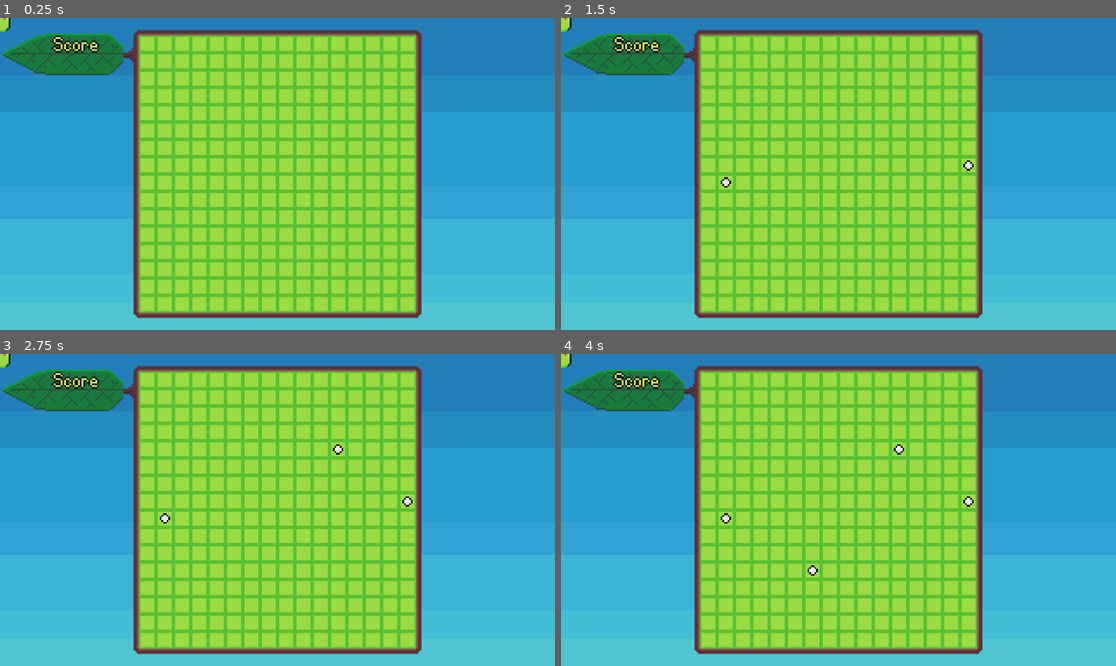
Above: before the commit, frames 1-4 (two rows, left to right).
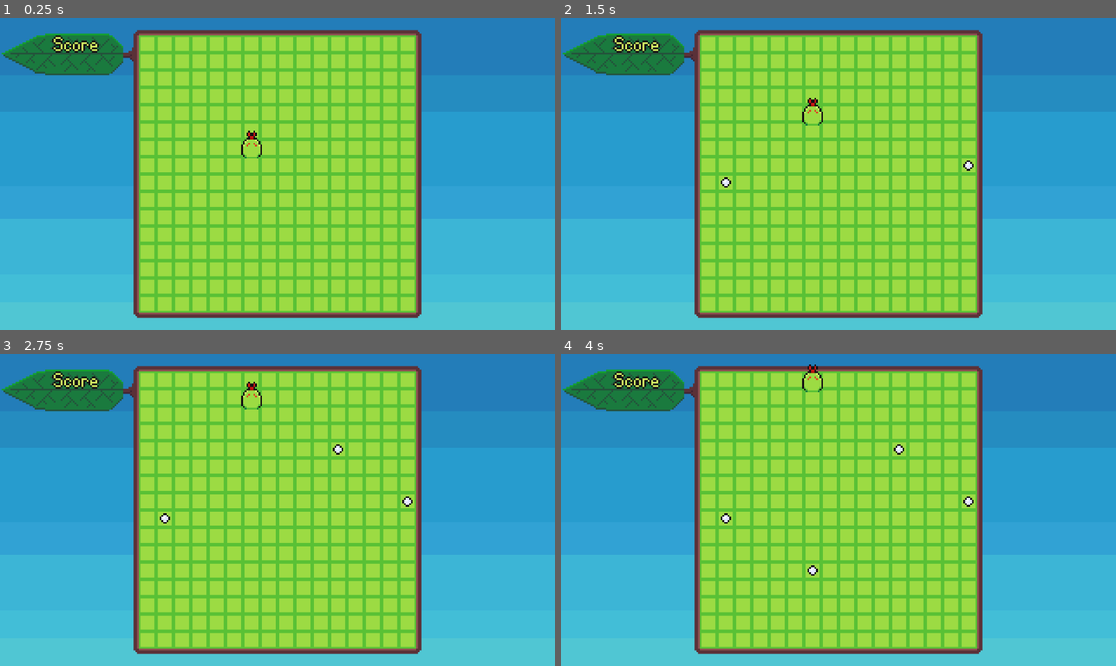
Above: after the commit, the same moments.

Repository: bdunko/Pellet
Game: Godot game, scene res://main.tscn
Two runs of this game, one before a commit and one after it. Both use one fixed random seed, a clock stepped at 60 frames per second and the inputs below.
Inputs (mouse positions are in pixels of both pictures, inside the frame that each line leads up to):
- Up to frame 1 (0.25 s): no input
- Up to frame 2 (1.5 s): tap Enter at 0.5 s; move the mouse to (960, 158) at 0.52 s; click (960, 158) at 0.67 s; move the mouse to (727, 189) at 1.27 s; click (727, 189) at 1.42 s
- Up to frame 3 (2.75 s): tap Space at 2 s; move the mouse to (333, 441) at 2.02 s; click (333, 441) at 2.17 s
- Up to frame 4 (4 s): move the mouse to (810, 572) at 2.77 s; click (810, 572) at 2.92 s; tap Enter at 3.5 s; move the mouse to (1005, 556) at 3.52 s; click (1005, 556) at 3.67 s

The runs differ from the first frame. In frame 1, 0.2% of the frame differs, in the area x 0-48%, y 0-45%; in frame 2, 0.2%, in the area x 0-48%, y 0-35%; in frame 3, 0.2%; in frame 4, 0.2%.

Commit message:
Snake moves, eats pellets, dies; pellet cannot be placed on snake

Diff:
--- a/global.gd
+++ b/global.gd
@@ -5,7 +5,7 @@
 const GRID_SIZE := Vector2(16, 16)
 const MAX_PELLETS := 5
 
-func to_grid_index(pos: Vector2) -> Vector2:
+func to_grid_position(pos: Vector2) -> Vector2:
 	pos -= GRID_OFFSET
 	var x = int(pos.x / CELL_SIZE.x)
 	var y = int(pos.y / CELL_SIZE.y)
@@ -24,6 +24,9 @@
 	pos += CELL_SIZE/2
 	return pos
 
-func is_in_grid(pos: Vector2) -> bool:
-	var indices := Global.to_grid_index(pos)
+func is_grid_pos_in_grid(grid_pos: Vector2) -> bool:
+	return grid_pos.x >= 0 and grid_pos.y >= 0 and grid_pos.x < GRID_SIZE.x and grid_pos.y < GRID_SIZE.y
+
+func is_global_pos_in_grid(pos: Vector2) -> bool:
+	var indices := Global.to_grid_position(pos)
 	return indices.x >= 0 and indices.y >= 0 and indices.x < GRID_SIZE.x and indices.y < GRID_SIZE.y
--- a/main.gd
+++ b/main.gd
@@ -5,27 +5,37 @@
 
 func _input(event):
 	if event is InputEventMouseMotion:
-		var grid_index = Global.to_grid_index(event.position)
+		var grid_index = Global.to_grid_position(event.position)
 		var pos = Global.to_global_position(grid_index)
-		if Global.is_in_grid(event.position) and $Pellets.get_child_count() < Global.MAX_PELLETS:
+		if Global.is_global_pos_in_grid(event.position) and $Pellets.get_child_count() < Global.MAX_PELLETS:
 			$PelletPreview.position = pos
 			$PelletPreview.visible = true
 		else:
 			$PelletPreview.visible = false
 	elif event is InputEventMouseButton:
-		var grid_index = Global.to_grid_index(event.position)
-		var pos = Global.to_global_position(grid_index)
-		if Global.is_in_grid(event.position):
-			var empty := true
+		var grid_pos = Global.to_grid_position(event.position)
+		if Global.is_grid_pos_in_grid(grid_pos):
+			# check pellet limit
+			if $Pellets.get_child_count() >= Global.MAX_PELLETS:
+				return;
+
+			# make sure snake isn't here
+			if Global.to_grid_position($Snake.position) == grid_pos:
+				return;
+
+			# make sure there isn't already a pellet here
 			for child in $Pellets.get_children():
-				if child.position == pos:
-					empty = false
-					break
-			if empty == true and $Pellets.get_child_count() < Global.MAX_PELLETS:
-				var new_pellet = load("res://pellet.tscn").instantiate()
-				new_pellet.position = pos
-				$Pellets.add_child(new_pellet)
+				if Global.to_grid_position(child.position) == grid_pos:
+					return
+
+			var new_pellet = load("res://pellet.tscn").instantiate()
+			new_pellet.position = Global.to_global_position(grid_pos)
+			$Pellets.add_child(new_pellet)
 
 # Called every frame. 'delta' is the elapsed time since the previous frame.
 func _process(_delta):
 	pass
+
+
+func _on_snake_dead():
+	print("You lose!")
--- a/main.tscn
+++ b/main.tscn
@@ -36,3 +36,6 @@
 [node name="Pellets" type="Node" parent="."]
 
 [node name="Snake" parent="." instance=ExtResource("7_ertux")]
+position = Vector2(145, 73)
+
+[connection signal="dead" from="Snake" to="." method="_on_snake_dead"]
--- a/pellet.tscn
+++ b/pellet.tscn
@@ -3,7 +3,7 @@
 [ext_resource type="Texture2D" uid="uid://bnghun6vkgf5v" path="res://assets/pellet.png" id="1_x86yg"]
 
 [sub_resource type="CircleShape2D" id="CircleShape2D_x2y43"]
-radius = 3.0
+radius = 1.0
 
 [node name="Pellet" type="Node2D"]
 
@@ -11,7 +11,7 @@
 texture = ExtResource("1_x86yg")
 
 [node name="Hitbox" type="Area2D" parent="."]
-collision_layer = 2
+collision_layer = 4
 collision_mask = 0
 
 [node name="Shape" type="CollisionShape2D" parent="Hitbox"]
--- /dev/null
+++ b/snake.gd
@@ -0,0 +1,23 @@
+extends Node2D
+
+signal dead
+
+func _move():
+	# get my grid position
+	var grid_pos = Global.to_grid_position(position)
+
+	# move up by 1 (for now)
+	# TOOD - move towards nearest pellet
+	grid_pos.y -= 1
+
+	# check if we hit a wall
+	if not Global.is_grid_pos_in_grid(grid_pos):
+		emit_signal("dead")
+		return
+
+	# translate back to global and set position
+	position = Global.to_global_position(grid_pos)
+	position.y -= 1 # move up a bit more for the tongue
+
+func _on_pellet_hitbox_area_entered(area: Area2D):
+	area.get_parent().queue_free()
--- a/snake.tscn
+++ b/snake.tscn
@@ -1,17 +1,39 @@
-[gd_scene load_steps=3 format=3 uid="uid://de227doiyv2qb"]
+[gd_scene load_steps=5 format=3 uid="uid://de227doiyv2qb"]
 
 [ext_resource type="Texture2D" uid="uid://cwmp46lg2daay" path="res://assets/snake_head.png" id="1_1n7ny"]
+[ext_resource type="Script" path="res://snake.gd" id="1_nwbnq"]
 
 [sub_resource type="CapsuleShape2D" id="CapsuleShape2D_x1c0t"]
-radius = 7.0
-height = 18.0
+radius = 2.0
+height = 6.0
+
+[sub_resource type="CapsuleShape2D" id="CapsuleShape2D_pvxa7"]
+radius = 6.0
+height = 14.0
 
 [node name="Snake" type="Node2D"]
+script = ExtResource("1_nwbnq")
 
 [node name="HeadSprite" type="Sprite2D" parent="."]
 texture = ExtResource("1_1n7ny")
 
-[node name="HeadHitbox" type="Area2D" parent="."]
+[node name="PelletHitbox" type="Area2D" parent="."]
+collision_mask = 6
 
-[node name="Shape" type="CollisionShape2D" parent="HeadHitbox"]
+[node name="Shape" type="CollisionShape2D" parent="PelletHitbox"]
+position = Vector2(0, 1)
 shape = SubResource("CapsuleShape2D_x1c0t")
+
+[node name="EnemyHitbox" type="Area2D" parent="."]
+collision_mask = 8
+
+[node name="Shape" type="CollisionShape2D" parent="EnemyHitbox"]
+position = Vector2(0, 1)
+shape = SubResource("CapsuleShape2D_pvxa7")
+
+[node name="Timer" type="Timer" parent="."]
+wait_time = 0.5
+autostart = true
+
+[connection signal="area_entered" from="PelletHitbox" to="." method="_on_pellet_hitbox_area_entered"]
+[connection signal="timeout" from="Timer" to="." method="_move"]
